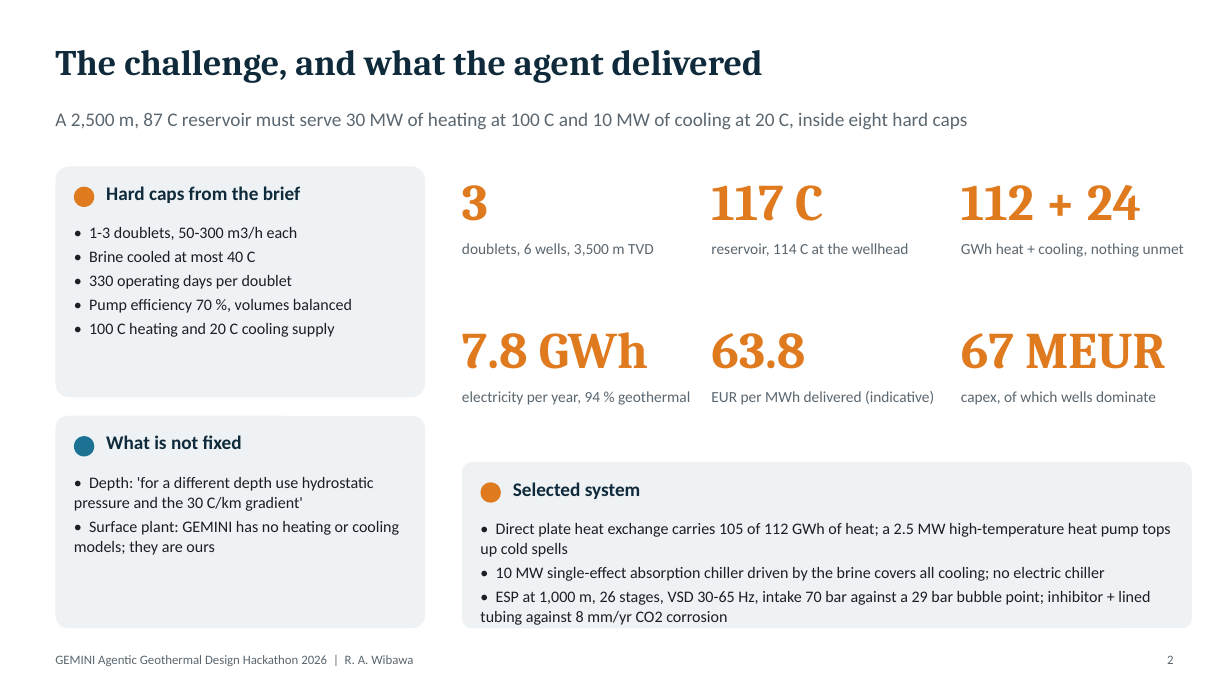
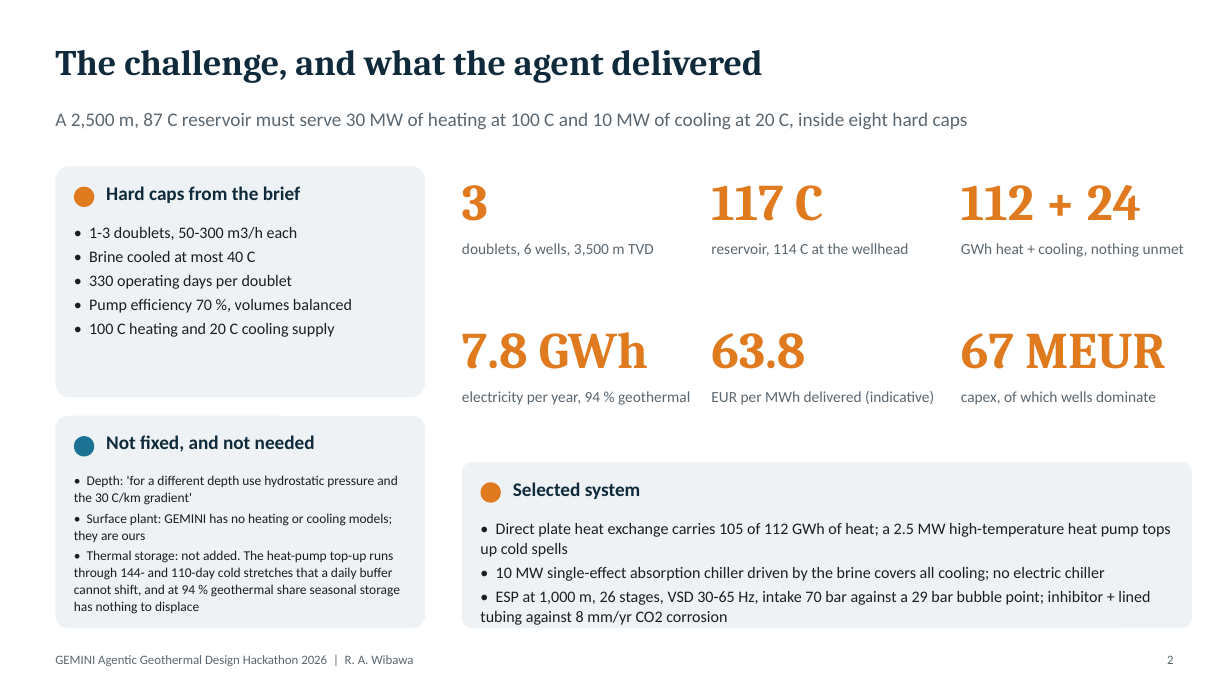
Before and after one commit to GEMINI-Digital-Twin/gemini-geothermal-suite-open, a slide deck: slide 2 of hackathon_2026_agentic_design/GEMINI_Hackathon_Report_Ramdhan_Wibawa.pptx. Drawn at 1232x693 pixels with LibreOffice and Linux fonts; fonts in the diff are those of the drawing. Boxes give left, top, right and bottom in pixels: in the first picture for what was removed or moved away, otherwise in the second. Text is boxed around its words. In the diff, an @@ line names an element or a change of style, - is before the commit and + after.

```diff
--- a/hackathon_2026_agentic_design/GEMINI_Hackathon_Report_Ramdhan_Wibawa.pptx
+++ b/hackathon_2026_agentic_design/GEMINI_Hackathon_Report_Ramdhan_Wibawa.pptx
@@ text at box(106, 435, 315, 452): text changed @@
-What is not fixed
+Not fixed, and not needed
@@ text at box(74, 475, 398, 542): size 12.5 to 10.5 pt in "• Depth: 'for a different depth use ...", "• Surface plant: GEMINI has no heating ..." @@
@@ text at box(74, 550, 400, 614): paragraph added @@
+• Thermal storage: not added. The heat-pump top-up runs through 144- and 110-day cold stretches that a daily buffer cannot shift, and at 94 % geothermal share seasonal storage has nothing to displace
```
Also in this commit, not shown: 3 other slides changed, 9 other files.
